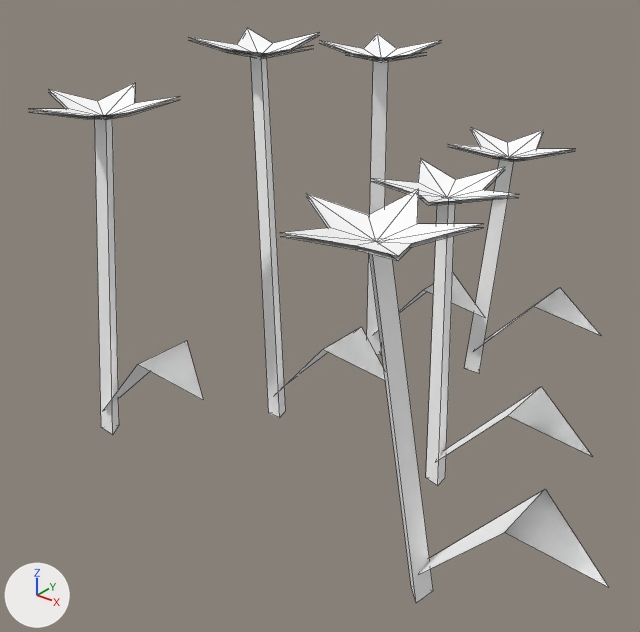
The Blender file art/env/flower_patch.blend, before and after one commit.
One viewpoint serves both versions: a camera (50 mm lens) standing at (0.54, -0.681, 0.569) and looking at (0.022, -0.035, 0.168). Every picture has the same lights, and +X, +Y and +Z are marked at lower left. The first picture is the older version. Mesh edges are drawn as thin lines.

In view in the first picture: 'Flowers'.
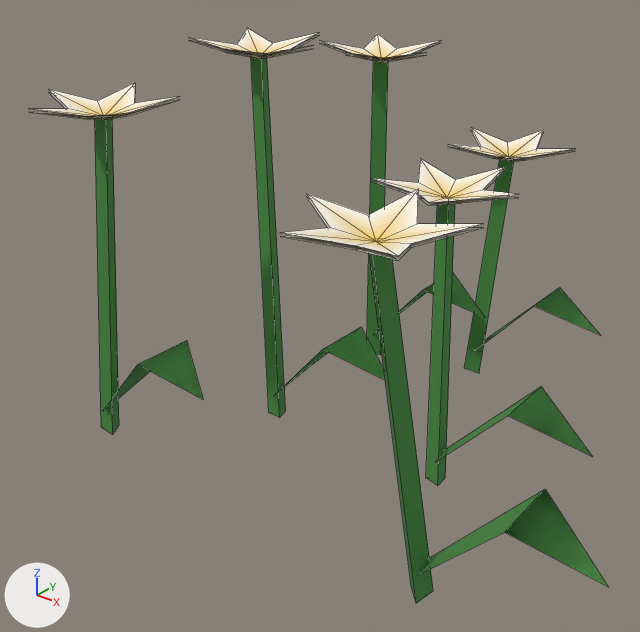
What changed in the scene script:
```text
Change mat_vk_vcol:
    where n0 = _N.new('ShaderNodeBsdfPrincipled'); n0.name = 'Principled BSDF'
    remove n0.inputs[0].default_value = (1.0, 1.0, 1.0, 1.0)  # 'Base Color', white #ffffff
    add n2 = _N.new('ShaderNodeVertexColor'); n2.name = 'Color Attribute'
    add n2.layer_name = 'Color'
    add _L.new(n2.outputs[0], n0.inputs[0])  # 'Color' to 'Base Color'
Change me_flowers:
    where me_flowers.from_pydata(...)  # 228 vertices, 162 faces; spans x -0.242..0.391, y -0.255..0.324, z -0.001..0.426
    used by ob_flowers; location = (0.0, 0.0, 0.0)
    me_flowers part 1: 120 faces centred in x -0.202..0.23, y -0.221..0.284, z 0.29..0.416 are repainted in the vertex colours; the middle colour goes from white #fefdf9 to white #fdfbf2
    me_flowers part 2: 42 faces centred in x -0.186..0.338, y -0.174..0.251, z 0.075..0.204 are repainted in the vertex colours; the middle colour goes from green #8fc289 to green #468a40
```

Location of each change, [x1, y1, x2, y2] in pixels of the pictures (640 x 632 px):
'Flowers', recoloured (white to green): [41, 28, 608, 603] in both
part 1 of me_flowers, recoloured: [40, 28, 569, 261] in both
part 2 of me_flowers, recoloured (darker): [95, 58, 608, 603] in both
